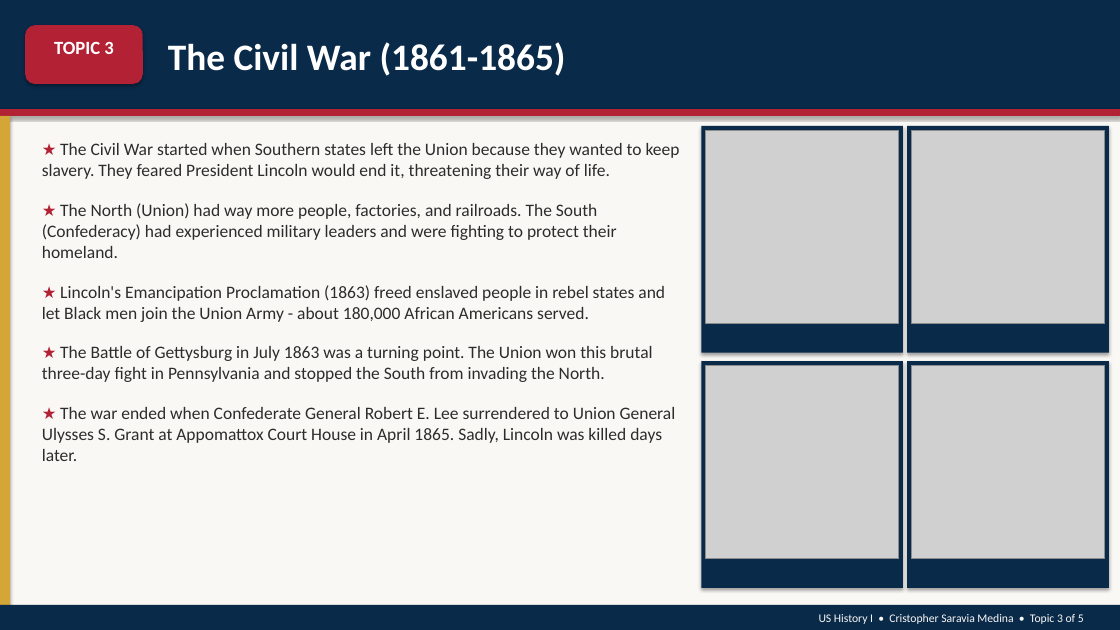
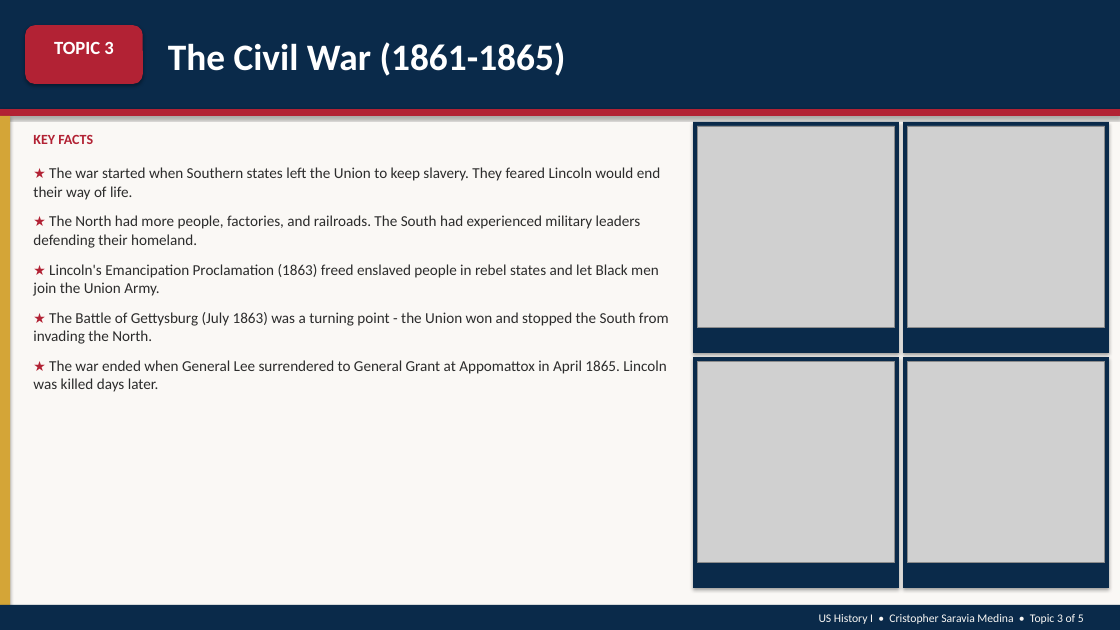
Before and after one commit to Damnbebo/nextsett, a slide deck: slide 6 of US_History_Final_Project_Cristopher_Saravia_Medina.pptx (slide 4 before the commit). Drawn at 1120x630 pixels with LibreOffice and Linux fonts; fonts in the diff are those of the drawing; grey boxes stand for pictures. Boxes give left, top, right and bottom in pixels: in the first picture for what was removed or moved away, otherwise in the second. Text is boxed around its words. In the diff, an @@ line names an element or a change of style, - is before the commit and + after.

```diff
--- a/US_History_Final_Project_Cristopher_Saravia_Medina.pptx
+++ b/US_History_Final_Project_Cristopher_Saravia_Medina.pptx
@@ text added at (33, 135, 93, 144), 12 pt, text #B22234, bold @@
+KEY FACTS
@@ rectangle: place and size @@
-rectangle at (702, 126, 903, 353)
+rectangle at (693, 122, 899, 353)
@@ picture: place and size @@
-picture at (706, 130, 899, 323)
+picture at (697, 126, 895, 328)
@@ rectangle: place and size @@
-rectangle at (907, 126, 1109, 353)
+rectangle at (903, 122, 1109, 353)
@@ picture: place and size @@
-picture at (912, 130, 1105, 323)
+picture at (907, 126, 1105, 328)
@@ text at (33, 167, 669, 392): text changed; size 15 to 13 pt @@
-★ The Civil War started when Southern states left the Union because they wanted to keep slavery. They feared President Lincoln would end it, threatening their way of life.
-★ The North (Union) had way more people, factories, and railroads. The South (Confederacy) had experienced military leaders and were fighting to protect their homeland.
-★ Lincoln's Emancipation Proclamation (1863) freed enslaved people in rebel states and let Black men join the Union Army - about 180,000 African Americans served.
-★ The Battle of Gettysburg in July 1863 was a turning point. The Union won this brutal three-day fight in Pennsylvania and stopped the South from invading the North.
-★ The war ended when Confederate General Robert E. Lee surrendered to Union General Ulysses S. Grant at Appomattox Court House in April 1865. Sadly, Lincoln was killed days later.
+★ The war started when Southern states left the Union to keep slavery. They feared Lincoln would end their way of life.
+★ The North had more people, factories, and railroads. The South had experienced military leaders defending their homeland.
+★ Lincoln's Emancipation Proclamation (1863) freed enslaved people in rebel states and let Black men join the Union Army.
+★ The Battle of Gettysburg (July 1863) was a turning point - the Union won and stopped the South from invading the North.
+★ The war ended when General Lee surrendered to General Grant at Appomattox in April 1865. Lincoln was killed days later.
@@ rectangle: place and size @@
-rectangle at (702, 361, 903, 588)
+rectangle at (693, 357, 899, 588)
@@ rectangle: place and size @@
-rectangle at (907, 361, 1109, 588)
+rectangle at (903, 357, 1109, 588)
@@ picture: place and size @@
-picture at (706, 365, 899, 559)
+picture at (697, 361, 895, 563)
@@ picture: place and size @@
-picture at (912, 365, 1105, 559)
+picture at (907, 361, 1105, 563)
```
Also in this commit, not shown: 5 other slides changed, 5 slides added, 1 other file.
